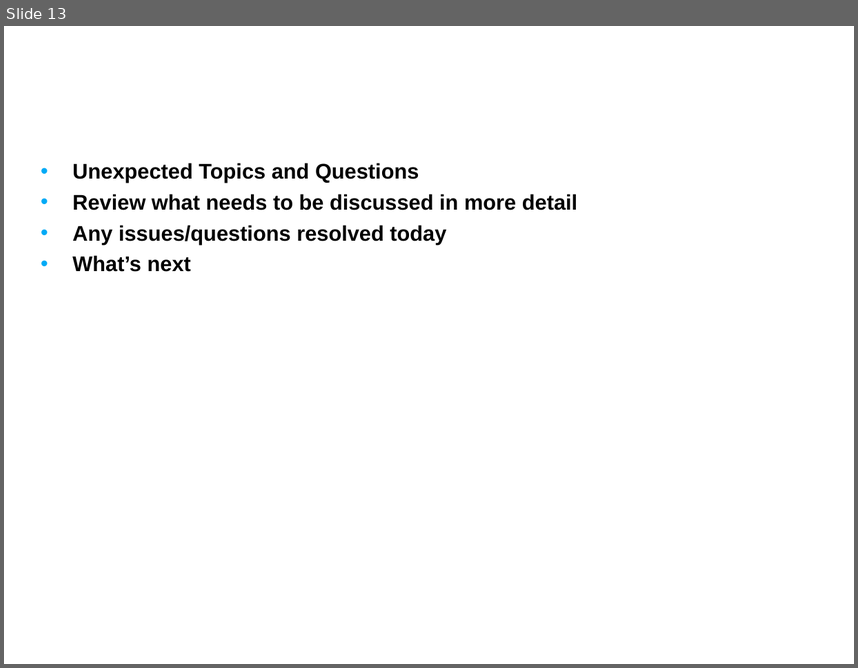
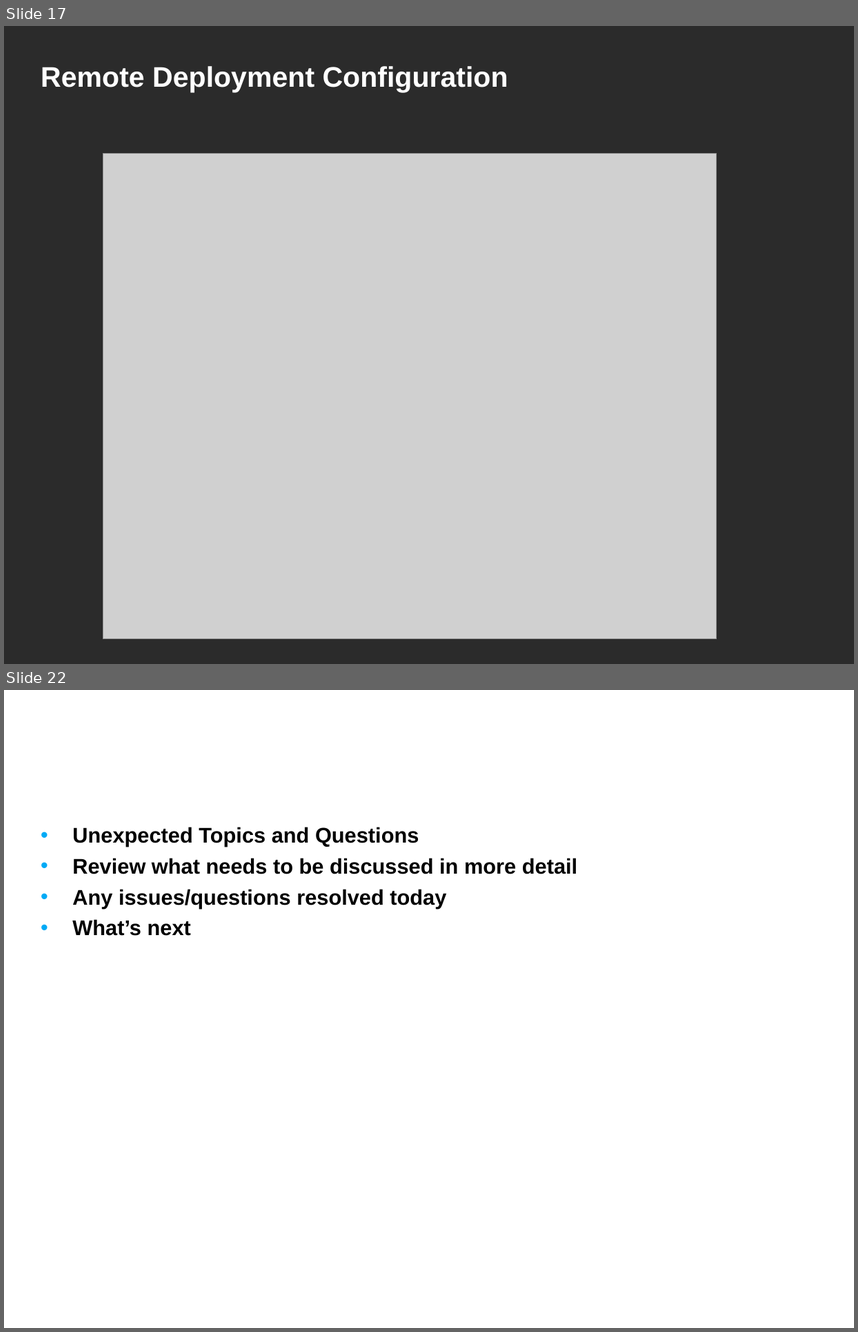
Before and after one commit to NCIP/caarray-docs, a slide deck: project_management/reports/development_to_qa_handoff.ppt. Shown one above the other, each under a label of ours: slide 13 before the commit, slides 17 and 22 after it; the slides between them are not shown. The pictures are 858x668 and 858x1332 pixels, drawn with LibreOffice and Linux fonts; fonts in the diff are those of the drawing; grey boxes stand for pictures; background and template pictures are left out; a plain dark background stands for a picture behind light text. Boxes give left, top, right and bottom in pixels: in the first picture for what was removed or moved away, otherwise in the second. Text is boxed around its words. In the diff, an @@ line names an element or a change of style, - is before the commit and + after.

Commit message:
added build and deploy slides

```diff
--- a/project_management/reports/development_to_qa_handoff.ppt
+++ b/project_management/reports/development_to_qa_handoff.ppt
@@ slide 17 added at [4, 26, 854, 664], background picture (left out) @@
@@ title added at [41, 66, 508, 92], 24 pt, text #FFFFFF, bold @@
+Remote Deployment Configuration
@@ picture added at [103, 154, 717, 639] @@
@@ what was slide 13 is now slide 22 @@
```
Also in this commit, not shown: 9 other slides added, 1 slide removed.
